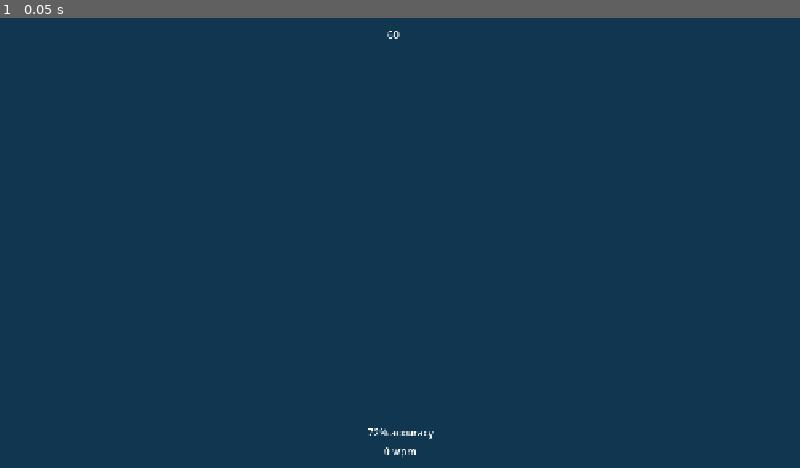
Above: before the commit, frame 1.
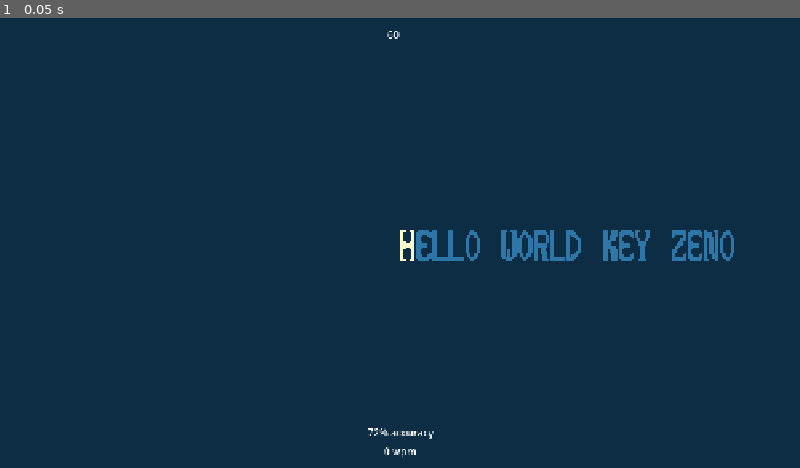
Above: after the commit, the same moment.

Repository: babeszino/KeyZeno---A-Typing-Game
Game: Godot game, scene res://scenes and scripts/main.tscn
Same seed, same stepped clock (60 frames per second), same inputs: the game is played once before the commit and once after it. Before the commit the project has no main scene; this scene is started directly in both runs.
Inputs:
- Up to frame 1 (0.05 s): no input

The runs differ from the first frame. In frame 1, 1.2% of the frame differs, in the area x 50-92%, y 47-54%.

Commit message:
test for word display
-added small test for word display
-tweaked the colors of the letters

Diff:
--- a/key-zeno/project.godot
+++ b/key-zeno/project.godot
@@ -11,6 +11,7 @@
 [application]
 
 config/name="KeyZeno"
+run/main_scene="uid://l02m8d70m254"
 config/features=PackedStringArray("4.6", "Mobile")
 config/icon="res://icon.svg"
 
--- a/key-zeno/scenes and scripts/main.tscn
+++ b/key-zeno/scenes and scripts/main.tscn
@@ -8,7 +8,7 @@
 [node name="Background" type="ColorRect" parent="." unique_id=1522088186]
 offset_right = 1280.0
 offset_bottom = 720.0
-color = Color(0.0627451, 0.21176471, 0.3137255, 1)
+color = Color(0.047183037, 0.17687917, 0.2655804, 1)
 
 [node name="WordDisplay" type="Node2D" parent="." unique_id=1610202051]
 position = Vector2(640, 340)
--- a/key-zeno/scenes and scripts/word_display.gd
+++ b/key-zeno/scenes and scripts/word_display.gd
@@ -12,10 +12,10 @@
 const LINE_HEIGHT_EXTRA: int = 10
 
 # colors
-const COLOR_UPCOMING: Color = Color("#627a4")
+const COLOR_UPCOMING: Color = Color("2f76a8ff")
 const COLOR_CORRECT: Color = Color("#50fa7b")
 const COLOR_WRONG: Color = Color("c50826ff")
-const COLOR_CURSOR: Color = Color("faf9e3ff")
+const COLOR_CURSOR: Color = Color("fcfbcdff")
 
 # state
 var words: Array[String] = []
@@ -70,3 +70,7 @@
 		if ch == " " and x > 900:
 			x = 0.0
 			y += line_h
+
+func _ready() -> void:
+	var test_words: Array[String] = ["hello", "world", "key", "zeno"]
+	setup(test_words)
